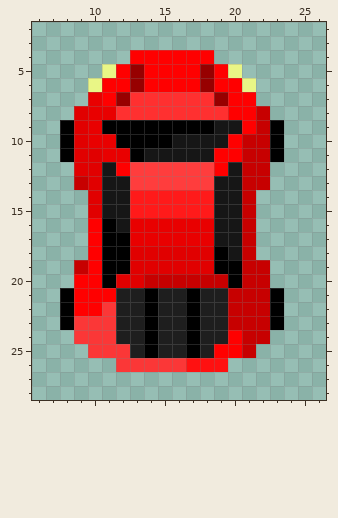
File history of a pixel-art sprite, Assets/Sprites/sportsCar.png. Above: the version before the commit.
The file is 32x32 pixels. Shown: x 6..26, y 2..28.
After the commit:
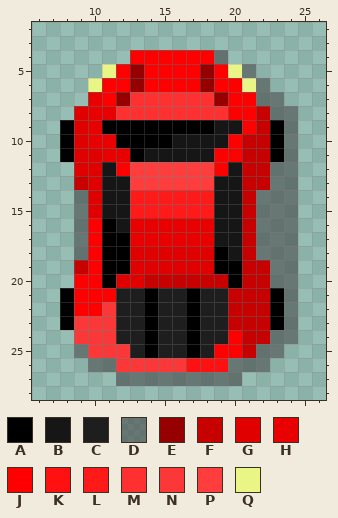
Palette (. is transparent): A #000000  B #161616  C #1e1e1e  D #46464697  E #970000  F #c70000  G #e10000  H #e90000  J #ff0000  K #ff1111  L #ff1a1a  M #ff3030  N #fb3737  P #ff3d3d  Q #e9f686
Changes in this commit:
The author put colour D in row 4 at x 19; in row 5 at x 21; in row 6 at x 22; in row 7 at x 22 to 23; in row 8 at x 23 to 24; in rows 9 to 11 at x 24.
The author put colour D in rows 12 to 13 at x 23 to 24; in rows 14 to 18 at x 9 and 22 to 24; in rows 19 to 20 at x 23 to 24; in rows 21 to 23 at x 24; in row 24 at x 23 to 24; in row 25 at x 9 and 22 to 23.
The author put colour D in row 26 at x 10 to 11 and 20 to 22; in row 27 at x 12 to 20.
Boxes around the changes in both pictures, in picture pixels (x1, y1, x2, y2):
added: (74, 50, 298, 386)
